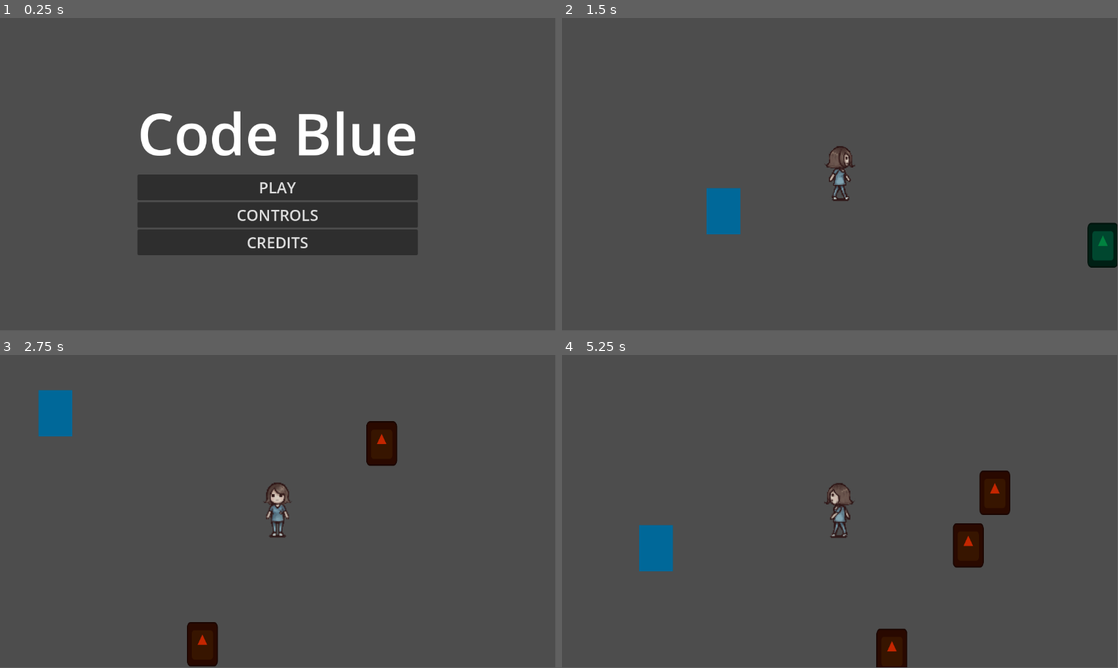
Above: before the commit, frames 1-4 (two rows, left to right).
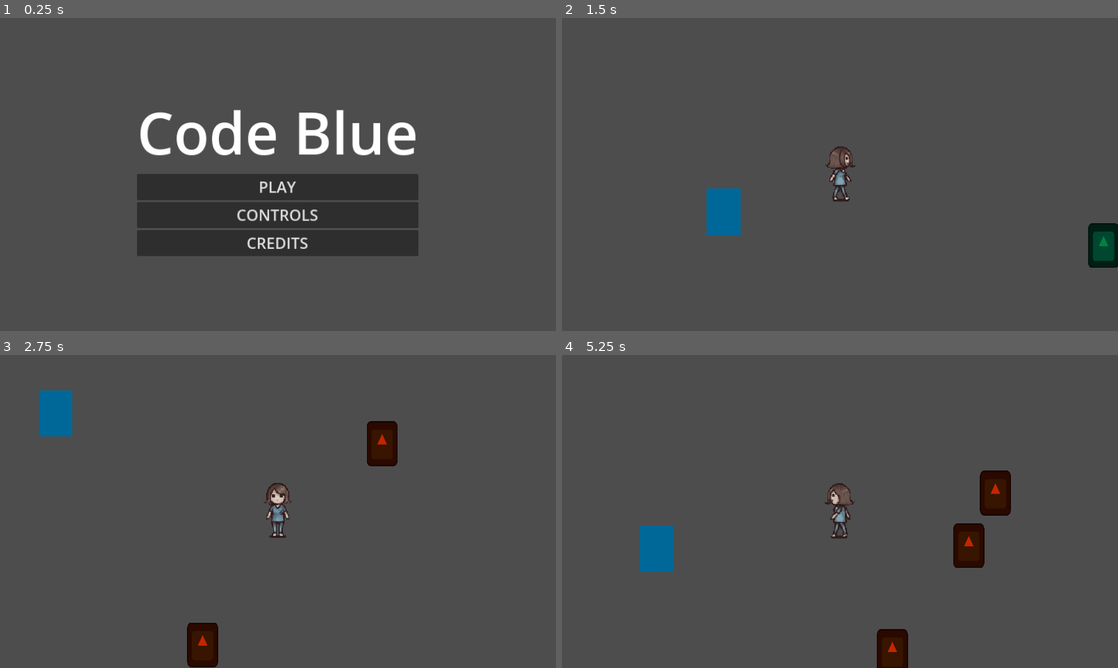
Above: after the commit, the same moments.

Repository: HanaAhmedMahmoud/Code-Blue
Game: Godot game, scene res://Scenes/MainMenu.tscn
Same seed, same stepped clock (60 frames per second), same inputs: the game is played once before the commit and once after it. The engine's default icon, where the game draws it, is replaced by a stand-in: a white triangle on a blue panel in a dark square.
Inputs:
- Up to frame 1 (0.25 s): no input
- Up to frame 2 (1.5 s): click "PLAY" at 0.5 s; hold D (right) from 1.28 s (still down)
- Up to frame 3 (2.75 s): release D (right) at 2.03 s; hold S (down) from 2.03 s (still down)
- Up to frame 4 (5.25 s): release S (down) at 2.78 s; hold D (right) 2.78-3.53 s; hold W (up) 3.53-4.28 s; hold A (left) from 4.28 s (still down)
In our replay, the window is 799x449 before the commit and 800x450 after it. These sizes can differ from the game's own. Grey fills any space a smaller window leaves; there, only what the larger window draws over its background counts as a difference.

The runs differ from the first frame. In frame 1, 1.3% of the frame differs, in the area x 24-76%, y 29-76%; in frame 2, 0.2%; in frame 3, 0.2%; in frame 4, 0.4%.

Commit message:
Angel - Import base health and hurtbox components
These are yet to be implemented properly.

Diff:
--- a/Scenes/GameScene.tscn
+++ b/Scenes/GameScene.tscn
@@ -15,26 +15,26 @@
 [node name="Player" parent="." instance=ExtResource("1_c7wp6")]
 position = Vector2(685, 225)
 
-[node name="Zombie" parent="." groups=["Zombies"] instance=ExtResource("2_iy0il")]
+[node name="Zombie" parent="." instance=ExtResource("2_iy0il")]
 position = Vector2(-350, 752)
 
-[node name="Zombie2" parent="." groups=["Zombies"] instance=ExtResource("2_iy0il")]
+[node name="Zombie2" parent="." instance=ExtResource("2_iy0il")]
 position = Vector2(58, -795)
 
-[node name="Zombie3" parent="." groups=["Zombies"] instance=ExtResource("2_iy0il")]
+[node name="Zombie3" parent="." instance=ExtResource("2_iy0il")]
 position = Vector2(1923, 566)
 
-[node name="Zombie4" parent="." groups=["Zombies"] instance=ExtResource("2_iy0il")]
+[node name="Zombie4" parent="." instance=ExtResource("2_iy0il")]
 position = Vector2(819, 1503)
 
-[node name="Zombie5" parent="." groups=["Zombies"] instance=ExtResource("2_iy0il")]
+[node name="Zombie5" parent="." instance=ExtResource("2_iy0il")]
 position = Vector2(-1187, 1408)
 
-[node name="Zombie6" parent="." groups=["Zombies"] instance=ExtResource("2_iy0il")]
+[node name="Zombie6" parent="." instance=ExtResource("2_iy0il")]
 position = Vector2(-779, -139)
 
-[node name="Zombie7" parent="." groups=["Zombies"] instance=ExtResource("2_iy0il")]
+[node name="Zombie7" parent="." instance=ExtResource("2_iy0il")]
 position = Vector2(2285, -170)
 
-[node name="Zombie8" parent="." groups=["Zombies"] instance=ExtResource("2_iy0il")]
+[node name="Zombie8" parent="." instance=ExtResource("2_iy0il")]
 position = Vector2(1645, -828)
--- a/Scenes/PlayerScene.tscn
+++ b/Scenes/PlayerScene.tscn
@@ -1,8 +1,8 @@
 [gd_scene load_steps=17 format=3 uid="uid://uhy7jnx51fk4"]
 
 [ext_resource type="Texture2D" uid="uid://dmmoonohrggmu" path="res://Art/Characters/nursesprite.png" id="2_10wre"]
-[ext_resource type="Script" path="res://Scripts/Player.gd" id="2_uxfj7"]
-[ext_resource type="Script" path="res://Scripts/StateMachine.gd" id="3_1vsl1"]
+[ext_resource type="Script" path="res://Scripts/Characters/Player.gd" id="2_uxfj7"]
+[ext_resource type="Script" path="res://Scripts/Components/StateMachine.gd" id="3_1vsl1"]
 [ext_resource type="Script" path="res://Scripts/States/PlayerMove.gd" id="4_cmsmg"]
 [ext_resource type="Script" path="res://Scripts/States/PlayerIdle.gd" id="5_ahgkq"]
 
@@ -21,6 +21,70 @@
 "values": [Rect2(0, 565.901, 145.43, 251.554)]
 }
 
+[sub_resource type="Animation" id="Animation_iqwbg"]
+resource_name = "idle_down"
+loop_mode = 1
+tracks/0/type = "value"
+tracks/0/imported = false
+tracks/0/enabled = true
+tracks/0/path = NodePath("Sprite2D:region_rect")
+tracks/0/interp = 1
+tracks/0/loop_wrap = true
+tracks/0/keys = {
+"times": PackedFloat32Array(0),
+"transitions": PackedFloat32Array(1),
+"update": 1,
+"values": [Rect2(0, 565.901, 145.43, 249.677)]
+}
+
+[sub_resource type="Animation" id="Animation_l5mem"]
+resource_name = "idle_left"
+loop_mode = 1
+tracks/0/type = "value"
+tracks/0/imported = false
+tracks/0/enabled = true
+tracks/0/path = NodePath("Sprite2D:region_rect")
+tracks/0/interp = 1
+tracks/0/loop_wrap = true
+tracks/0/keys = {
+"times": PackedFloat32Array(0),
+"transitions": PackedFloat32Array(1),
+"update": 1,
+"values": [Rect2(145.43, 311.342, 144.304, 252.311)]
+}
+
+[sub_resource type="Animation" id="Animation_8lk1n"]
+resource_name = "idle_right"
+loop_mode = 1
+tracks/0/type = "value"
+tracks/0/imported = false
+tracks/0/enabled = true
+tracks/0/path = NodePath("Sprite2D:region_rect")
+tracks/0/interp = 1
+tracks/0/loop_wrap = true
+tracks/0/keys = {
+"times": PackedFloat32Array(0),
+"transitions": PackedFloat32Array(1),
+"update": 1,
+"values": [Rect2(155.102, 48.2006, 146.3, 255.688)]
+}
+
+[sub_resource type="Animation" id="Animation_s3gib"]
+resource_name = "idle_up"
+loop_mode = 1
+tracks/0/type = "value"
+tracks/0/imported = false
+tracks/0/enabled = true
+tracks/0/path = NodePath("Sprite2D:region_rect")
+tracks/0/interp = 1
+tracks/0/loop_wrap = true
+tracks/0/keys = {
+"times": PackedFloat32Array(0),
+"transitions": PackedFloat32Array(1),
+"update": 1,
+"values": [Rect2(0, 815.578, 145.43, 253.347)]
+}
+
 [sub_resource type="Animation" id="Animation_nvp4q"]
 resource_name = "move_down"
 length = 0.8
@@ -38,6 +102,40 @@
 "values": [Rect2(145.43, 565.901, 145.777, 246.785), Rect2(0, 565.901, 145.43, 249.677), Rect2(291.207, 565.901, 149.157, 246.785), Rect2(0, 565.901, 145.43, 249.677)]
 }
 
+[sub_resource type="Animation" id="Animation_podts"]
+resource_name = "move_left"
+length = 0.8
+loop_mode = 1
+tracks/0/type = "value"
+tracks/0/imported = false
+tracks/0/enabled = true
+tracks/0/path = NodePath("Sprite2D:region_rect")
+tracks/0/interp = 1
+tracks/0/loop_wrap = true
+tracks/0/keys = {
+"times": PackedFloat32Array(0, 0.2, 0.4, 0.6),
+"transitions": PackedFloat32Array(1, 1, 1, 1),
+"update": 1,
+"values": [Rect2(0, 309.631, 135.827, 254.159), Rect2(138.41, 309.631, 154.88, 254.159), Rect2(293.29, 309.631, 162.14, 254.159), Rect2(138.41, 309.631, 154.88, 254.159)]
+}
+
+[sub_resource type="Animation" id="Animation_pp0e1"]
+resource_name = "move_right"
+length = 0.8
+loop_mode = 1
+tracks/0/type = "value"
+tracks/0/imported = false
+tracks/0/enabled = true
+tracks/0/path = NodePath("Sprite2D:region_rect")
+tracks/0/interp = 1
+tracks/0/loop_wrap = true
+tracks/0/keys = {
+"times": PackedFloat32Array(0, 0.2, 0.4, 0.6),
+"transitions": PackedFloat32Array(1, 1, 1, 1),
+"update": 1,
+"values": [Rect2(0, 49.9257, 135.827, 252.893), Rect2(153.141, 49.9257, 147.934, 252.893), Rect2(304.819, 49.9257, 152.727, 252.893), Rect2(153.141, 49.9257, 147.934, 252.893)]
+}
+
 [sub_resource type="Animation" id="Animation_uaboi"]
 resource_name = "move_up"
 length = 0.8
@@ -53,104 +151,6 @@
 "transitions": PackedFloat32Array(1, 1, 1, 1),
 "update": 1,
 "values": [Rect2(144.421, 812.686, 153.678, 260.225), Rect2(-1.9066, 812.686, 146.328, 260.225), Rect2(292.101, 812.686, 160.6, 260.225), Rect2(-1.9066, 812.686, 146.328, 260.225)]
-}
-
-[sub_resource type="Animation" id="Animation_podts"]
-resource_name = "move_left"
-length = 0.8
-loop_mode = 1
-tracks/0/type = "value"
-tracks/0/imported = false
-tracks/0/enabled = true
-tracks/0/path = NodePath("Sprite2D:region_rect")
-tracks/0/interp = 1
-tracks/0/loop_wrap = true
-tracks/0/keys = {
-"times": PackedFloat32Array(0, 0.2, 0.4, 0.6),
-"transitions": PackedFloat32Array(1, 1, 1, 1),
-"update": 1,
-"values": [Rect2(0, 309.631, 135.827, 254.159), Rect2(138.41, 309.631, 154.88, 254.159), Rect2(293.29, 309.631, 162.14, 254.159), Rect2(138.41, 309.631, 154.88, 254.159)]
-}
-
-[sub_resource type="Animation" id="Animation_pp0e1"]
-resource_name = "move_right"
-length = 0.8
-loop_mode = 1
-tracks/0/type = "value"
-tracks/0/imported = false
-tracks/0/enabled = true
-tracks/0/path = NodePath("Sprite2D:region_rect")
-tracks/0/interp = 1
-tracks/0/loop_wrap = true
-tracks/0/keys = {
-"times": PackedFloat32Array(0, 0.2, 0.4, 0.6),
-"transitions": PackedFloat32Array(1, 1, 1, 1),
-"update": 1,
-"values": [Rect2(0, 49.9257, 135.827, 252.893), Rect2(153.141, 49.9257, 147.934, 252.893), Rect2(304.819, 49.9257, 152.727, 252.893), Rect2(153.141, 49.9257, 147.934, 252.893)]
-}
-
-[sub_resource type="Animation" id="Animation_iqwbg"]
-resource_name = "idle_down"
-loop_mode = 1
-tracks/0/type = "value"
-tracks/0/imported = false
-tracks/0/enabled = true
-tracks/0/path = NodePath("Sprite2D:region_rect")
-tracks/0/interp = 1
-tracks/0/loop_wrap = true
-tracks/0/keys = {
-"times": PackedFloat32Array(0),
-"transitions": PackedFloat32Array(1),
-"update": 1,
-"values": [Rect2(0, 565.901, 145.43, 249.677)]
-}
-
-[sub_resource type="Animation" id="Animation_s3gib"]
-resource_name = "idle_up"
-loop_mode = 1
-tracks/0/type = "value"
-tracks/0/imported = false
-tracks/0/enabled = true
-tracks/0/path = NodePath("Sprite2D:region_rect")
-tracks/0/interp = 1
-tracks/0/loop_wrap = true
-tracks/0/keys = {
-"times": PackedFloat32Array(0),
-"transitions": PackedFloat32Array(1),
-"update": 1,
-"values": [Rect2(0, 815.578, 145.43, 253.347)]
-}
-
-[sub_resource type="Animation" id="Animation_l5mem"]
-resource_name = "idle_left"
-loop_mode = 1
-tracks/0/type = "value"
-tracks/0/imported = false
-tracks/0/enabled = true
-tracks/0/path = NodePath("Sprite2D:region_rect")
-tracks/0/interp = 1
-tracks/0/loop_wrap = true
-tracks/0/keys = {
-"times": PackedFloat32Array(0),
-"transitions": PackedFloat32Array(1),
-"update": 1,
-"values": [Rect2(145.43, 311.342, 144.304, 252.311)]
-}
-
-[sub_resource type="Animation" id="Animation_8lk1n"]
-resource_name = "idle_right"
-loop_mode = 1
-tracks/0/type = "value"
-tracks/0/imported = false
-tracks/0/enabled = true
-tracks/0/path = NodePath("Sprite2D:region_rect")
-tracks/0/interp = 1
-tracks/0/loop_wrap = true
-tracks/0/keys = {
-"times": PackedFloat32Array(0),
-"transitions": PackedFloat32Array(1),
-"update": 1,
-"values": [Rect2(155.102, 48.2006, 146.3, 255.688)]
 }
 
 [sub_resource type="AnimationLibrary" id="AnimationLibrary_cend0"]
--- a/Scenes/ZombieScene.tscn
+++ b/Scenes/ZombieScene.tscn
@@ -1,10 +1,12 @@
-[gd_scene load_steps=9 format=3 uid="uid://bej3jghjd60w2"]
+[gd_scene load_steps=12 format=3 uid="uid://bej3jghjd60w2"]
 
 [ext_resource type="Texture2D" uid="uid://dkqvah1pes3v6" path="res://icon.svg" id="1_psshm"]
-[ext_resource type="Script" path="res://Scripts/Zombie.gd" id="1_vebhm"]
-[ext_resource type="Script" path="res://Scripts/StateMachine.gd" id="2_vw3xb"]
+[ext_resource type="Script" path="res://Scripts/Characters/Zombie.gd" id="1_vebhm"]
+[ext_resource type="Script" path="res://Scripts/Components/StateMachine.gd" id="2_vw3xb"]
 [ext_resource type="Script" path="res://Scripts/States/ZombieChase.gd" id="4_gp210"]
 [ext_resource type="Script" path="res://Scripts/States/ZombiePatrol.gd" id="5_m6wvp"]
+[ext_resource type="PackedScene" uid="uid://0t6hqkb73ll6" path="res://Scenes/health_component.tscn" id="6_jfbba"]
+[ext_resource type="PackedScene" uid="uid://birrs1vqowtd" path="res://Scenes/hurtbox_component.tscn" id="7_k1wny"]
 
 [sub_resource type="CapsuleShape2D" id="CapsuleShape2D_t5iyu"]
 radius = 63.0
@@ -16,7 +18,11 @@
 [sub_resource type="CircleShape2D" id="CircleShape2D_rrx4k"]
 radius = 1345.15
 
-[node name="Zombie" type="CharacterBody2D"]
+[sub_resource type="CapsuleShape2D" id="CapsuleShape2D_i15oh"]
+radius = 65.0
+height = 184.0
+
+[node name="Zombie" type="CharacterBody2D" groups=["Zombies"]]
 modulate = Color(0, 0.510407, 0.245851, 1)
 collision_layer = 2
 collision_mask = 23
@@ -33,11 +39,13 @@
 shape = SubResource("CapsuleShape2D_t5iyu")
 
 [node name="SightArea2D" type="Area2D" parent="."]
+visible = false
 
 [node name="CollisionShape2D" type="CollisionShape2D" parent="SightArea2D"]
 shape = SubResource("CircleShape2D_4gkvs")
 
 [node name="ChaseArea2D" type="Area2D" parent="."]
+visible = false
 
 [node name="CollisionShape2D" type="CollisionShape2D" parent="ChaseArea2D"]
 shape = SubResource("CircleShape2D_rrx4k")
@@ -54,6 +62,16 @@
 
 [node name="PatrolTimer" type="Timer" parent="."]
 
+[node name="HealthComponent" parent="." instance=ExtResource("6_jfbba")]
+health = 3
+max_health = 3
+
+[node name="HurtboxComponent" parent="." node_paths=PackedStringArray("health_component") instance=ExtResource("7_k1wny")]
+health_component = NodePath("../HealthComponent")
+
+[node name="CollisionShape2D" type="CollisionShape2D" parent="HurtboxComponent"]
+shape = SubResource("CapsuleShape2D_i15oh")
+
 [connection signal="body_entered" from="SightArea2D" to="StateMachine/ZombiePatrol" method="_on_sight_area_2d_body_entered"]
 [connection signal="body_exited" from="ChaseArea2D" to="StateMachine/ZombieChase" method="_on_chase_area_2d_body_exited"]
 [connection signal="timeout" from="PatrolTimer" to="StateMachine/ZombiePatrol" method="_on_patrol_timer_timeout"]
--- /dev/null
+++ b/Scenes/health_component.tscn
@@ -0,0 +1,6 @@
+[gd_scene load_steps=2 format=3 uid="uid://0t6hqkb73ll6"]
+
+[ext_resource type="Script" path="res://Scripts/Components/HealthComponent.gd" id="1_8dmv8"]
+
+[node name="HealthComponent" type="Node"]
+script = ExtResource("1_8dmv8")
--- /dev/null
+++ b/Scenes/hurtbox_component.tscn
@@ -0,0 +1,6 @@
+[gd_scene load_steps=2 format=3 uid="uid://birrs1vqowtd"]
+
+[ext_resource type="Script" path="res://Scripts/Components/HurtboxComponent.gd" id="1_wx27j"]
+
+[node name="HurtboxComponent" type="Area2D"]
+script = ExtResource("1_wx27j")
--- /dev/null
+++ b/Scripts/Components/AttackClass.gd
@@ -0,0 +1,4 @@
+extends Node
+class_name Attack
+
+var attack_damage
--- /dev/null
+++ b/Scripts/Components/HealthComponent.gd
@@ -0,0 +1,48 @@
+extends Node
+class_name HealthComponent
+
+@export var health : int
+@export var max_health : int
+
+
+"""
+Note: States used here are unfinished.
+"""
+
+func damage(attack: Attack):
+	# Get the state machine of the parent node.
+	var state_machine = get_parent().get_node("StateMachine")
+	health -= attack.attack_damage
+
+	# If player, update the global variables as well.
+	if get_parent().name == "Player":
+		pass
+
+	if health <= 0:  # If health is less than 1, parent node 'dies'.
+		var death_state = ""
+
+		# Get the death state of the parent node.
+		match get_parent().get_groups()[0]:
+			"Player":
+				death_state = "PlayerDeath"
+			"Zombies":
+				death_state = "ZombieDeath"
+
+		# If parent node has a death state, switch to the state.
+		if death_state != "" and state_machine.has_node(death_state):
+			state_machine.on_child_transition(state_machine.current_state, death_state)
+
+
+	else:  # If there is enough health left to survive.
+		var hit_state = ""
+
+		# Get the hit state of the parent node.
+		match get_parent().get_groups()[0]:
+			"Player":
+				hit_state = "PlayerTakeDMG"
+			"Zombies":
+				hit_state = "ZombieTakeDMG"
+
+		# If a hit state exists, switch to it.
+		if hit_state != "" and state_machine.has_node(hit_state):
+			state_machine.on_child_transition(state_machine.current_state, hit_state)
--- /dev/null
+++ b/Scripts/Components/HurtboxComponent.gd
@@ -0,0 +1,9 @@
+extends Node
+class_name HurtboxComponent
+
+@export var health_component : HealthComponent
+
+
+func damage(attack: Attack):
+	if health_component and health_component.health > 0:
+		health_component.damage(attack)
--- a/Scripts/States/ZombieChase.gd
+++ b/Scripts/States/ZombieChase.gd
@@ -1,6 +1,5 @@
 extends State
 class_name ZombieChase
-
 
 var zombie
 var player
--- a/Scripts/States/ZombiePatrol.gd
+++ b/Scripts/States/ZombiePatrol.gd
@@ -2,6 +2,8 @@
 class_name ZombiePatrol
 
 var zombie
+var timer
+
 var speed = 50
 
 var target_x
@@ -9,8 +11,6 @@
 
 
 func set_target(current_x, current_y):
-	var timer = zombie.get_node("PatrolTimer")
-
 	target_x = current_x + randi_range(-200, 200)
 	target_y = current_y + randi_range(-200, 200)
 
@@ -22,6 +22,7 @@
 	print("Zombie State -> Patrol")
 
 	zombie = get_parent().get_parent()
+	timer = zombie.get_node("PatrolTimer")
 
 	set_target(zombie.position.x, zombie.position.y)
 
@@ -36,11 +37,6 @@
 func physics_update(_delta):
 	var current_x = zombie.position.x
 	var current_y = zombie.position.y
-
-	"""
-	See if there is a better function for this.
-	dist_to??
-	"""
 
 	var target = Vector2(target_x, target_y)
 
--- a/project.godot
+++ b/project.godot
@@ -14,6 +14,10 @@
 run/main_scene="res://Scenes/MainMenu.tscn"
 config/features=PackedStringArray("4.3", "Mobile")
 config/icon="res://icon.svg"
+
+[display]
+
+window/stretch/mode="canvas_items"
 
 [global_group]
 
Not shown, removed: Art/Characters/player.txt
Renamed: zombiedoctorsprite.png -> Art/Characters/zombiedoctorsprite.png
Not shown, added: Art/Characters/zombiedoctorsprite.png.import
Renamed: Scripts/Player.gd -> Scripts/Characters/Player.gd
Renamed: Scripts/Zombie.gd -> Scripts/Characters/Zombie.gd
Renamed: Scripts/StateMachine.gd -> Scripts/Components/StateMachine.gd
Renamed: Scripts/StateTemplate.gd -> Scripts/Components/StateTemplate.gd
